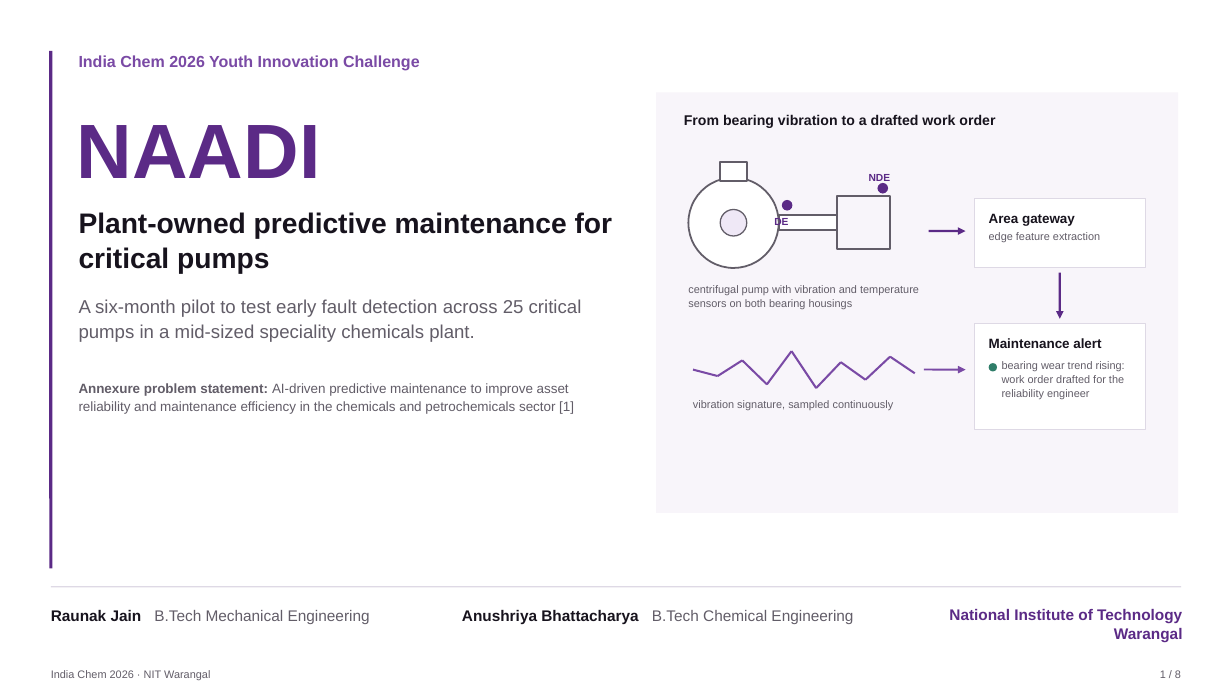
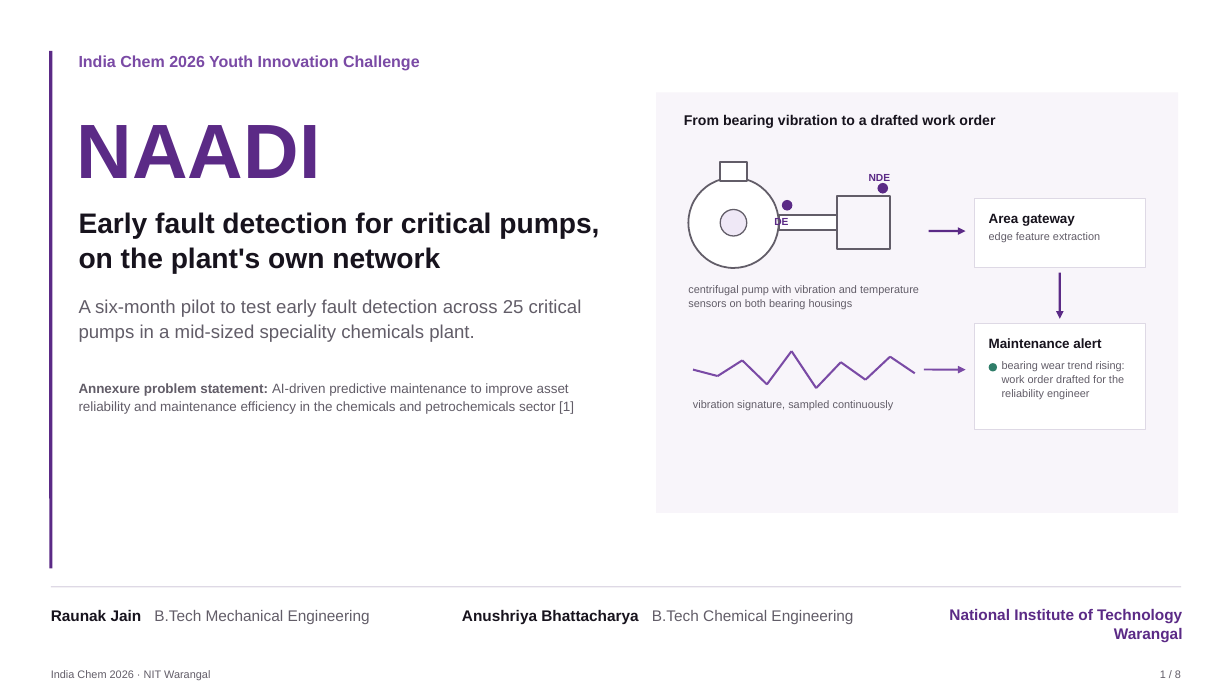
Before and after one commit to jainraunak944/Dataforge, a slide deck: slide 1 of india-chem-2026/deck/India_Chem_2026_NITW_Raunak_Anushriya_v2.pptx. Drawn at 1232x693 pixels with LibreOffice and Linux fonts; fonts in the diff are those of the drawing. Boxes give left, top, right and bottom in pixels: in the first picture for what was removed or moved away, otherwise in the second. Text is boxed around its words. In the diff, an @@ line names an element or a change of style, - is before the commit and + after.

```diff
--- a/india-chem-2026/deck/India_Chem_2026_NITW_Raunak_Anushriya_v2.pptx
+++ b/india-chem-2026/deck/India_Chem_2026_NITW_Raunak_Anushriya_v2.pptx
@@ text at (79, 212, 599, 274): text changed @@
-Plant-owned predictive maintenance for critical pumps
+Early fault detection for critical pumps, on the plant's own network
```
Also in this commit, not shown: 7 other slides changed, 13 other files.
